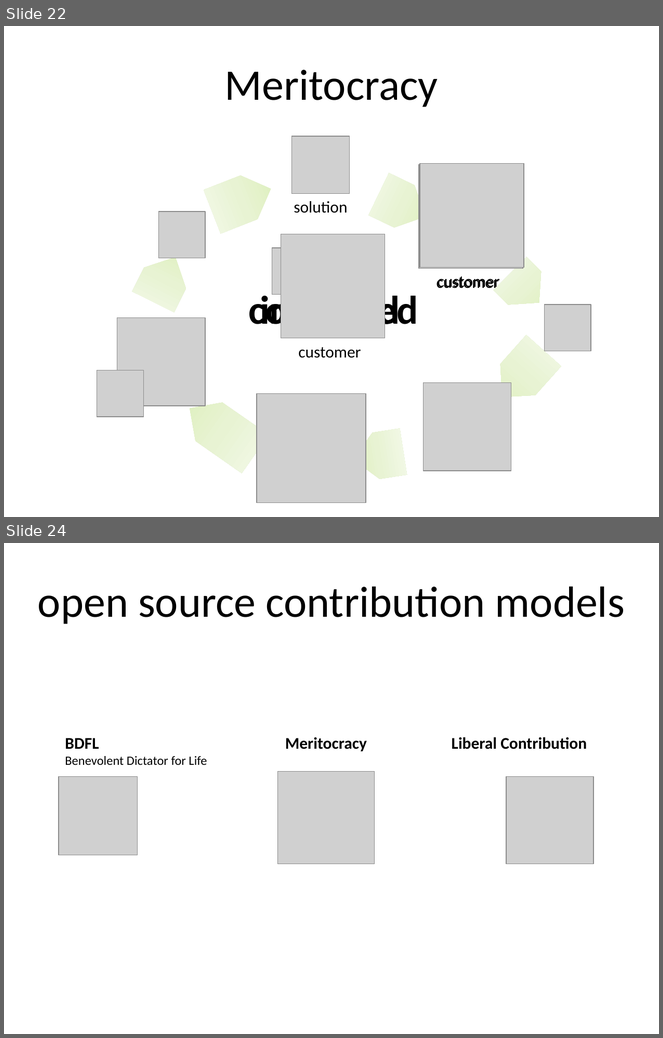
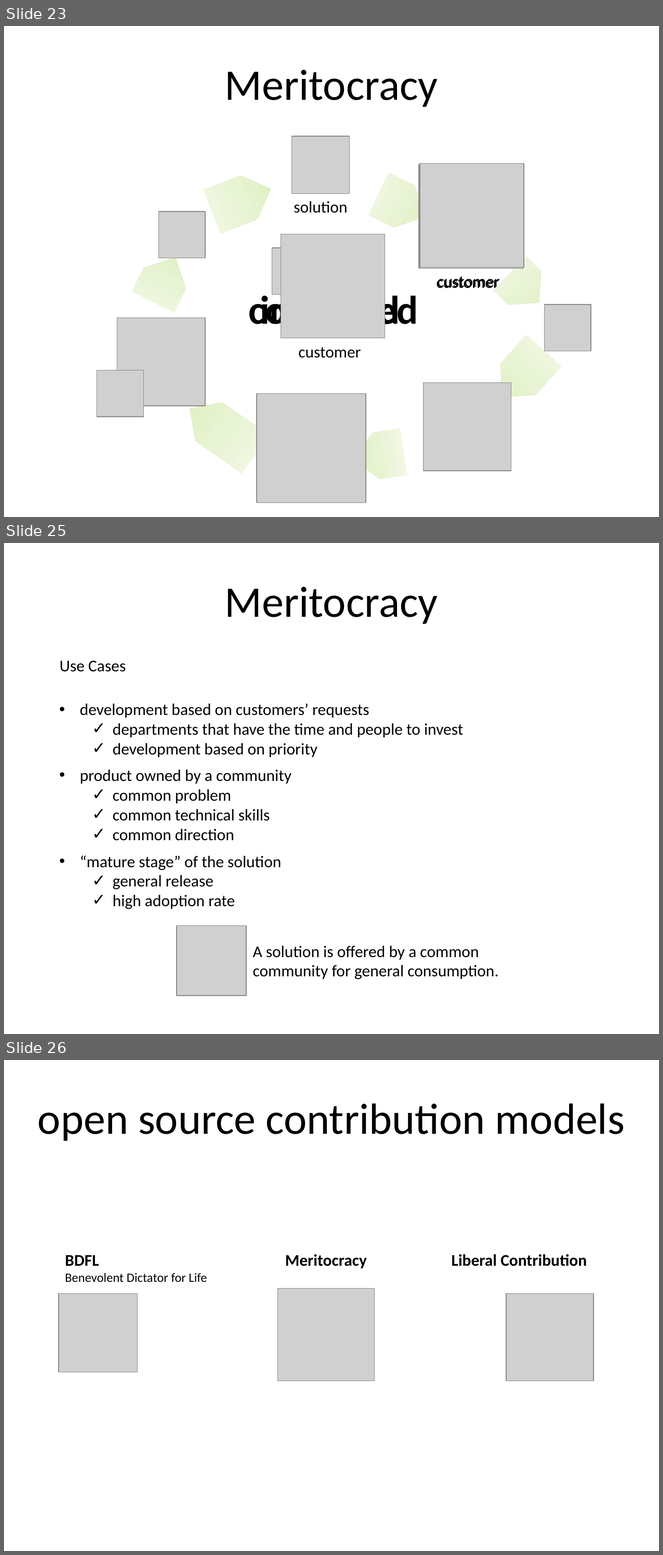
Before and after one commit to dsietz/open-source-model, a slide deck: Adopting the Open Source Model.pptx. Shown one above the other, each under a label of ours: slides 22 and 24 before the commit, slides 23, 25 and 26 after it; the slides between them are not shown. The pictures are 663x1038 and 663x1555 pixels, drawn with LibreOffice and Linux fonts; fonts in the diff are those of the drawing; grey boxes stand for pictures. Boxes give left, top, right and bottom in pixels: in the first picture for what was removed or moved away, otherwise in the second. Text is boxed around its words. In the diff, an @@ line names an element or a change of style, - is before the commit and + after.

```diff
--- a/Adopting the Open Source Model.pptx
+++ b/Adopting the Open Source Model.pptx
@@ slide 25 added at [4, 543, 659, 1034], background #FFFFFF @@
@@ text added at [225, 587, 438, 624], 48 pt, text #000000 @@
+Meritocracy
@@ text added at [60, 661, 126, 672], 18 pt, text #000000 @@
+Use Cases
@@ text added at [80, 704, 463, 757], 18 pt, text #000000 @@
+• development based on customers’ requests
+  ✓ departments that have the time and people to invest
+  ✓ development based on priority
@@ text added at [80, 770, 292, 841], 18 pt, text #000000 @@
+• product owned by a community
+  ✓ common problem
+  ✓ common technical skills
+  ✓ common direction
@@ text added at [80, 856, 281, 910], 18 pt, text #000000 @@
+• “mature stage” of the solution
+  ✓ general release
+  ✓ high adoption rate
@@ picture added at [176, 926, 246, 996] @@
@@ text added at [253, 946, 499, 980], 18 pt, text #000000 @@
+A solution is offered by a common community for general consumption.
@@ what was slide 22 is now slide 23 @@
@@ what was slide 24 is now slide 26 @@
```
Also in this commit, not shown: 5 slides changed, 13 other slides added, 1 slide removed.
